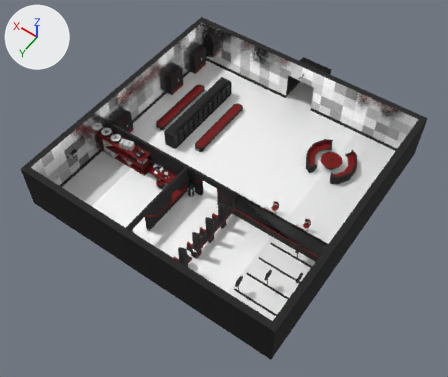
The FBX model Assets/Resources/MapSystem/Models/Rooms/Armory/Armory_Room.fbx as it was, and as the next commit left it.
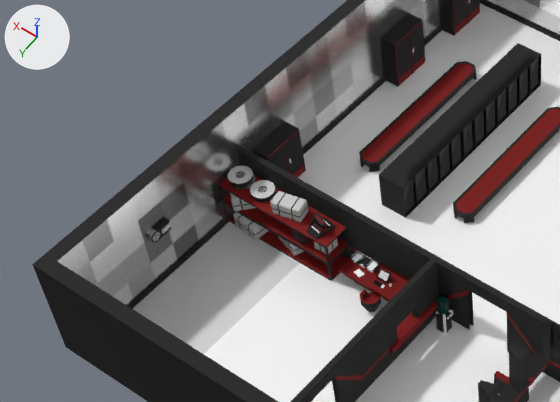
Each version appears first whole from a camera (50 mm lens) standing at (-34.3, -150.4, 74.4) and looking at (-0.7, -197.3, 0.6), and next in a close-up on the part from 2% to 53% of the width and 16% to 60% of the height. Arrows for +X, +Y and +Z are at upper left; the lights stay in place. The older version's two pictures come first. Where no turn or scale is listed for an object, it has been applied to the vertices.

In view in the first close-up: 'Armory_Room_1x1x1'.
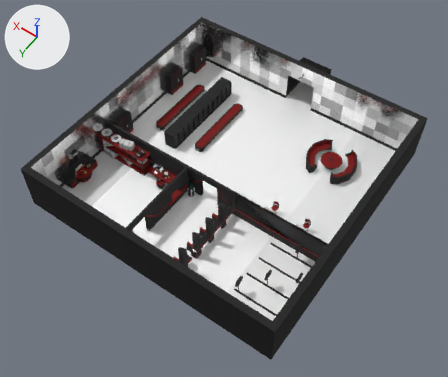
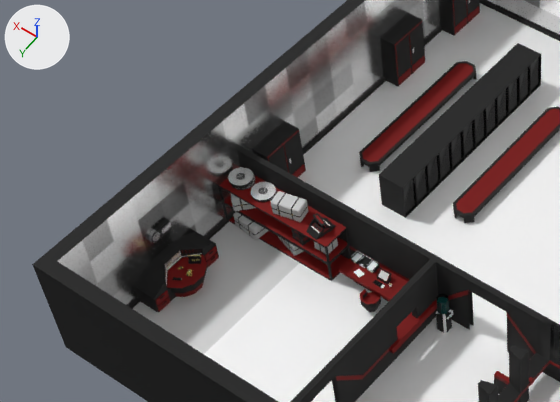
Commit message: few rooms

What differs and where, as boxes [x1, y1, x2, y2] in the close-ups (560 x 402 px):
part 1 of me_плоскость_193, deleted: before [228, 165, 276, 201]
part 2 of me_плоскость_193, built on: before [318, 43, 541, 224]; after [134, 231, 219, 313]

The change, as a list of edits to the scene's bpy script:
```text
Add img_armorystation_png:
    img_armorystation_png = load_image('ArmoryStation.png', '../../../Textures2D/ArmoryStation.png', 512, 512, 'sRGB')
Add mat_tex__armory_station:
    mat_tex__armory_station = principled_material('Tex. Armory Station')
    mat_tex__armory_station.texture = img_armorystation_png
    mat_tex__armory_station.metallic = 0.541
    mat_tex__armory_station.roughness = 0.445
Change me_плоскость_193:
    used by ob_armory_room_1x1x1; location = (0.0, -200.0, 0.0)
    remove me_плоскость_193.from_pydata(...)  # 5053 vertices, 4621 faces; spans x -21.0..21.0, y -25.2..21.0, z 0.0..8.0
    add me_плоскость_193.from_pydata(...)  # 5542 vertices, 5148 faces; spans x -21.0..21.0, y -25.2..21.0, z 0.0..8.0
    me_плоскость_193 part 1: 9 loose pieces with 216 vertices, spanning x -20.0..19.9, y 5.5..19.3, z 2.1..4.0, are deleted
    me_плоскость_193 part 2: 1 vertex moved within x 12.7, y 6.3, z 3.9; 42 vertices removed from x 11.5..12.7, y -15.2..6.4, z 0.0..4.1; 747 vertices added at x 17.0..20.0, y 10.1..15.7, z 0.0..2.2
    add me_плоскость_193.materials.append(mat_tex__armory_station)  # picture img_armorystation_png
```
